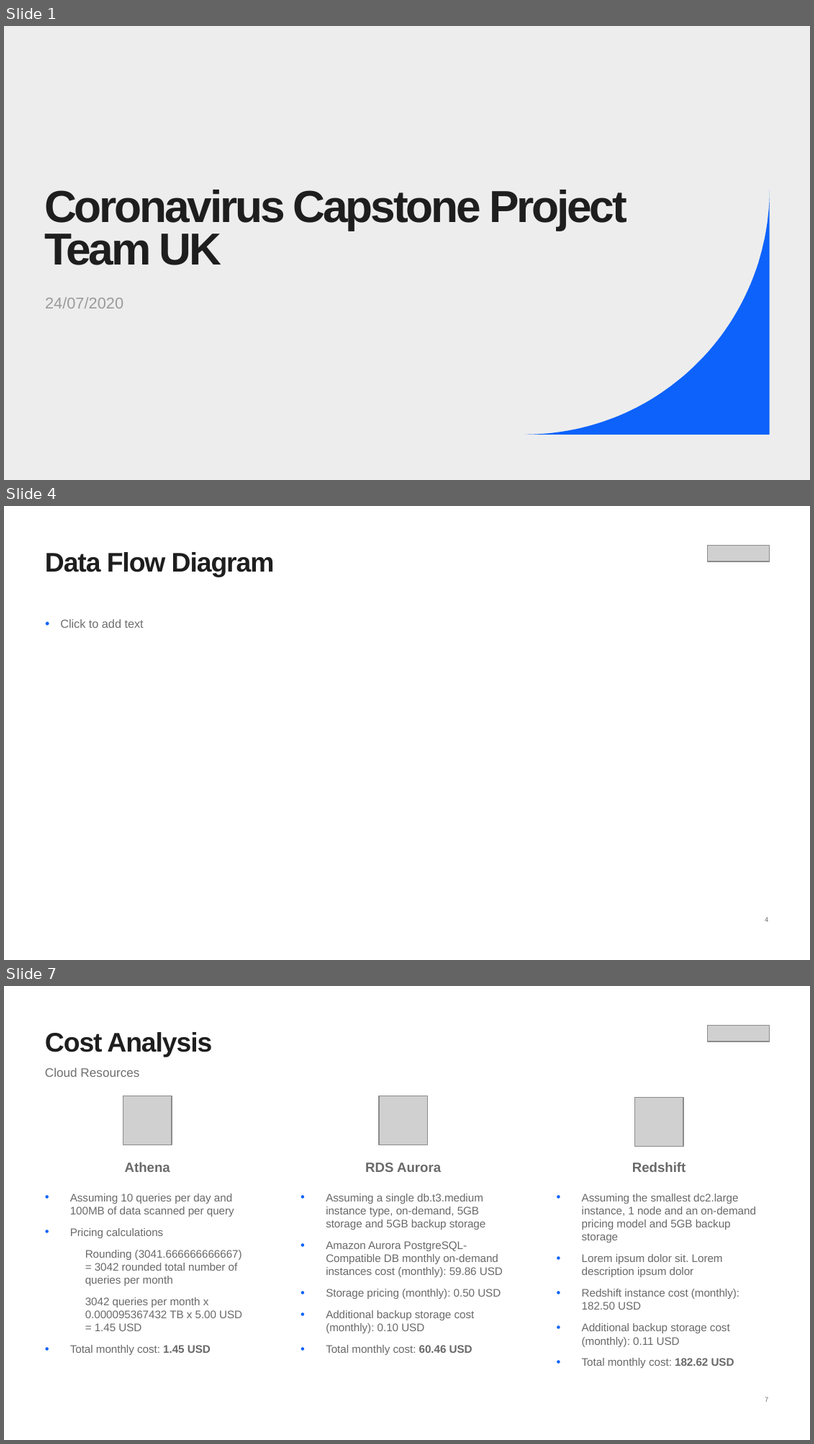
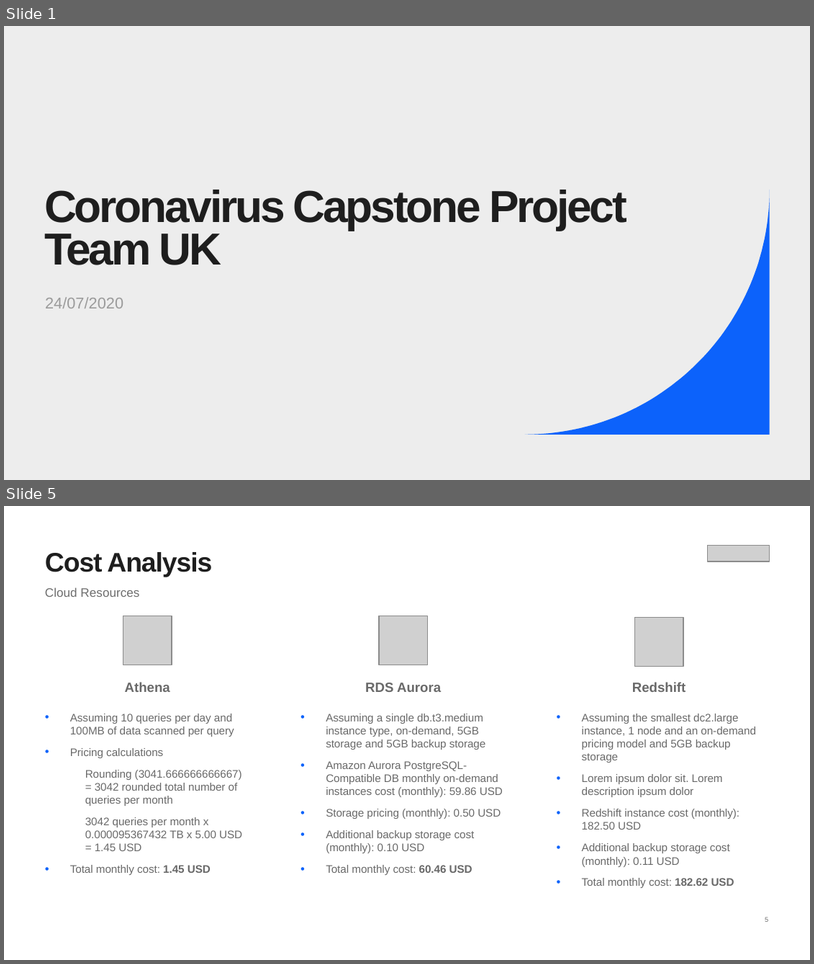
Before and after one commit to michalsicak/cloudDEacad-capstone-uk, a slide deck: Coranavirus Capstone Project.pptx. Shown one above the other, each under a label of ours: slides 1, 4 and 7 before the commit, slides 1 and 5 after it; the slides between them are not shown. The pictures are 814x1444 and 814x964 pixels, drawn with LibreOffice and Linux fonts; fonts in the diff are those of the drawing; grey boxes stand for pictures; background and template pictures are left out. Boxes give left, top, right and bottom in pixels: in the first picture for what was removed or moved away, otherwise in the second. Text is boxed around its words. In the diff, an @@ line names an element or a change of style, - is before the commit and + after.

```diff
--- a/Coranavirus Capstone Project.pptx
+++ b/Coranavirus Capstone Project.pptx
@@ slide 4 removed at [4, 506, 810, 960], background #FFFFFF; not listed: 1 template element that a slide beside it also shows @@
@@ picture removed at [708, 546, 770, 561] @@
@@ text removed at [45, 552, 275, 577] @@
-Data Flow Diagram
@@ text removed at [60, 619, 144, 628] @@
-• Click to add text
@@ what was slide 7 is now slide 5 @@
@@ page number at [765, 917, 769, 921]: text changed @@
-7
+5
```
Also in this commit, not shown: 7 slides changed, 4 slides added, 2 other slides removed.
